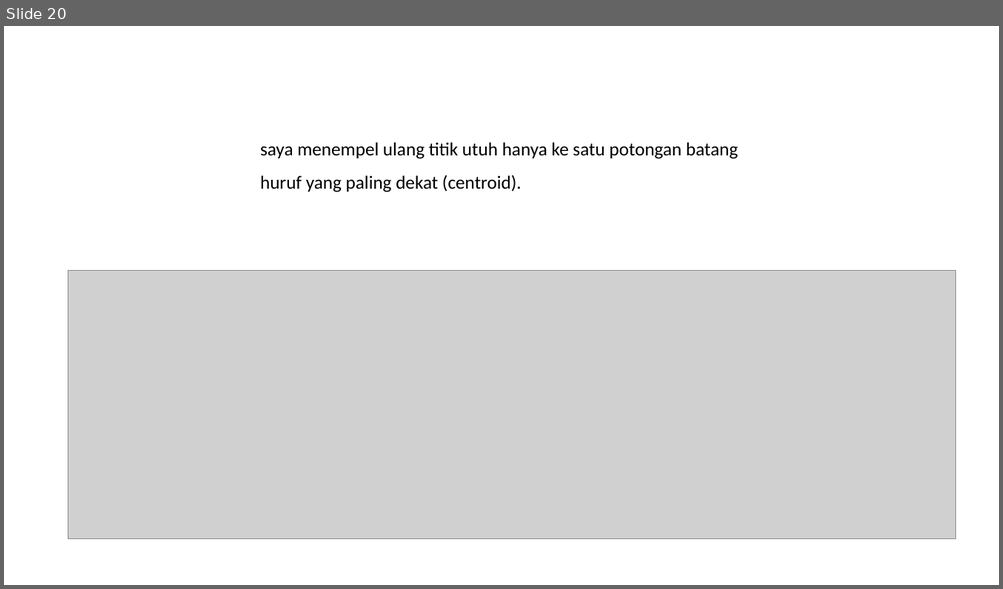
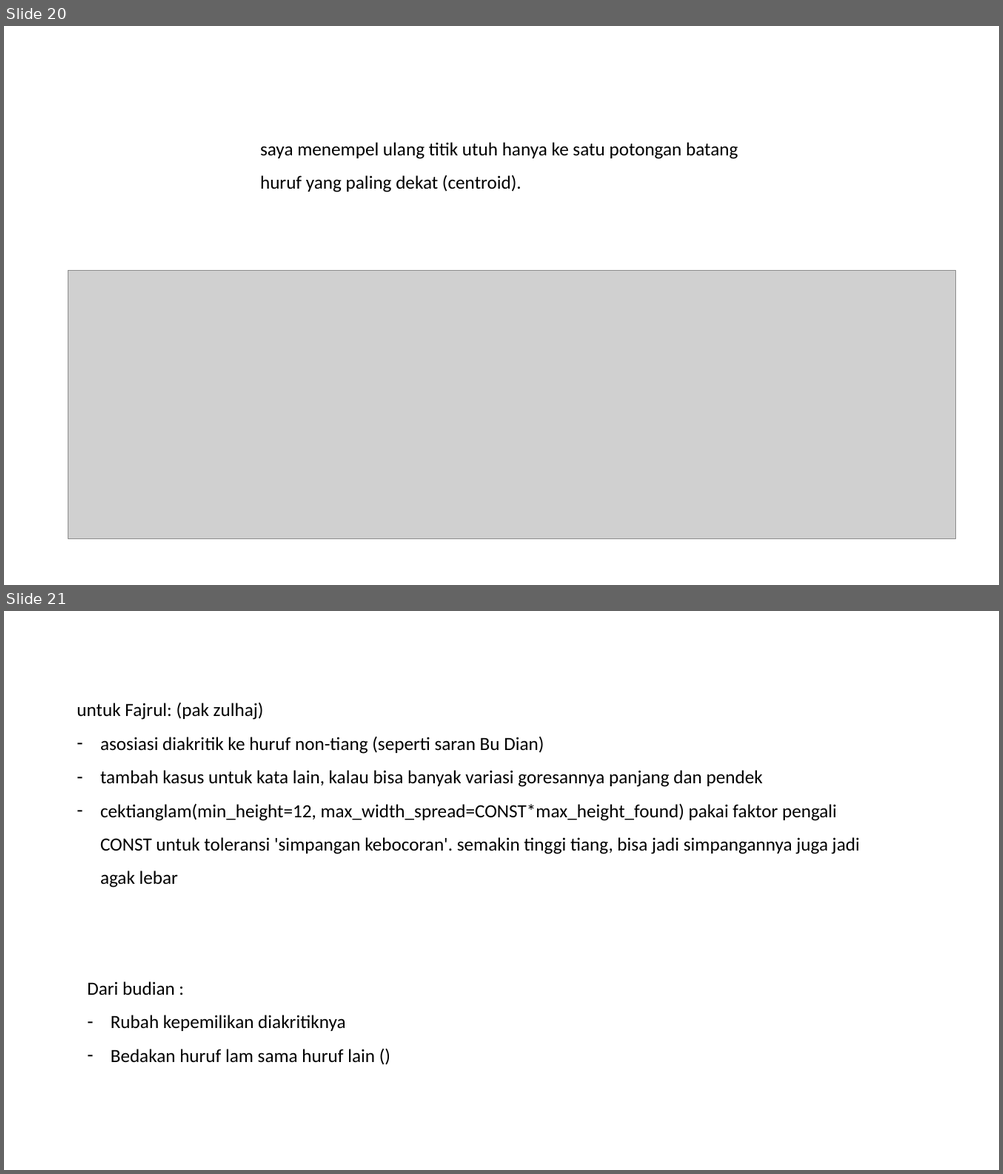
Before and after one commit to fajrullll/TA, a slide deck: LAPORAN PROGRES TUGAS AKHIR.pptx. Shown one above the other, each under a label of ours: slide 20 before the commit, slides 20 and 21 after it. The pictures are 1003x589 and 1003x1174 pixels, drawn with LibreOffice and Linux fonts; fonts in the diff are those of the drawing; grey boxes stand for pictures. Boxes give left, top, right and bottom in pixels: in the first picture for what was removed or moved away, otherwise in the second. Text is boxed around its words. In the diff, an @@ line names an element or a change of style, - is before the commit and + after.

```diff
--- a/LAPORAN PROGRES TUGAS AKHIR.pptx
+++ b/LAPORAN PROGRES TUGAS AKHIR.pptx
@@ slide 21 added at (4,611,999,1170), background #FFFFFF @@
@@ text added at (77,702,859,888), 18 pt, text #000000 @@
+untuk Fajrul: (pak zulhaj)
+– asosiasi diakritik ke huruf non-tiang (seperti saran Bu Dian)
+– tambah kasus untuk kata lain, kalau bisa banyak variasi goresannya panjang dan pendek
+– cektianglam(min_height=12, max_width_spread=CONST*max_height_found) pakai faktor pengali CONST untuk toleransi 'simpangan kebocoran'. semakin tinggi tiang, bisa jadi simpangannya juga jadi agak lebar
@@ text added at (87,982,375,1063), 18 pt, text #000000 @@
+Dari budian :
+– Rubah kepemilikan diakritiknya
+– Bedakan huruf lam sama huruf lain ()
```
Also in this commit, not shown: 23 other slides added, 13 other files.
